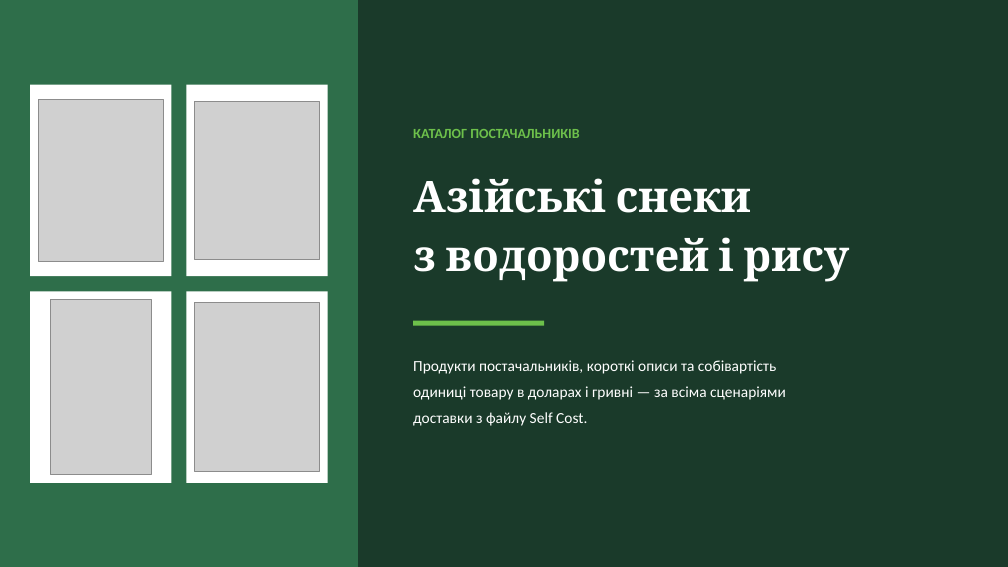
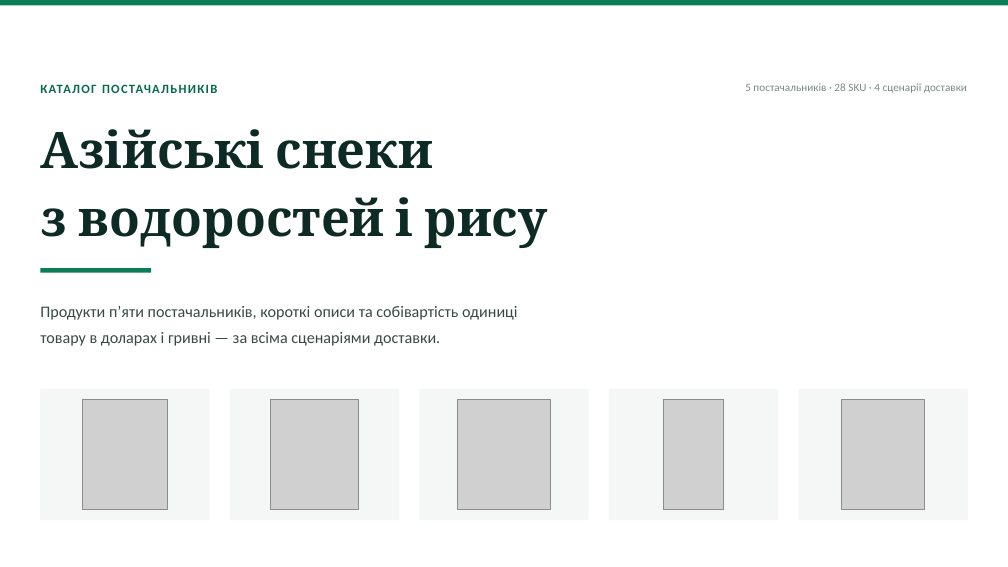
Before and after one commit to IllyaChaplygin/Chaplygin-Illya, a slide deck: slide 1 of presentation/Постачальники_снеків_собівартість.pptx. Drawn at 1008x567 pixels with LibreOffice and Linux fonts; fonts in the diff are those of the drawing; grey boxes stand for pictures. Boxes give left, top, right and bottom in pixels: in the first picture for what was removed or moved away, otherwise in the second. Text is boxed around its words. In the diff, an @@ line names an element or a change of style, - is before the commit and + after.

```diff
--- a/presentation/Постачальники_снеків_собівартість.pptx
+++ b/presentation/Постачальники_снеків_собівартість.pptx
@@ rectangle: place and size @@
-rectangle at (0,0,1008,566)
+rectangle at (0,0,1008,6)
@@ rectangle at (0,0,1008,6): fill #1A3A2A to #0B7D57 @@
@@ rectangle removed at (0,0,358,566) @@
@@ rectangle removed at (30,85,171,276) @@
@@ text "КАТАЛОГ ПОСТАЧАЛЬНИКІВ": place and size @@
-text "КАТАЛОГ ПОСТАЧАЛЬНИКІВ" at (413,129,579,138)
+text "КАТАЛОГ ПОСТАЧАЛЬНИКІВ" at (40,81,645,97)
@@ text "КАТАЛОГ ПОСТАЧАЛЬНИКІВ" at (40,81,645,97): size 10 to 9 pt, text colour #6DC04B to #076B4A, letter spacing 0 to 0.9 pt @@
@@ rectangle removed at (186,85,328,276) @@
@@ text added at (745,83,967,93), 8 pt, text #7C8B86 @@
+5 постачальників · 28 SKU · 4 сценарії доставки
@@ picture removed at (38,100,163,262) @@
@@ text "Азійські снеки": place and size @@
-text "Азійські снеки" at (413,178,849,282)
+text "Азійські снеки" at (40,129,548,248)
@@ text "Азійські снеки" at (40,129,548,248): size 31 to 36 pt, text colour #FFFFFF to #0E2A24 @@
@@ picture removed at (195,102,320,260) @@
@@ rectangle added at (40,268,151,272), fill #0B7D57 @@
@@ rectangle removed at (30,291,171,483) @@
@@ picture removed at (50,299,151,475) @@
@@ rectangle removed at (186,291,328,483) @@
@@ text at (40,306,518,346): text changed; size 11 to 11.5 pt; text colour #FFFFFF to #384A44 @@
-Продукти постачальників, короткі описи та собівартість
-одиниці товару в доларах і гривні — за всіма сценаріями
-доставки з файлу Self Cost.
+Продукти п’яти постачальників, короткі описи та собівартість одиниці
+товару в доларах і гривні — за всіма сценаріями доставки.
@@ picture removed at (195,302,320,471) @@
@@ rectangle removed at (413,321,544,326) @@
@@ rectangle added at (40,389,210,520), fill #F4F7F6 @@
@@ rectangle added at (230,389,399,520), fill #F4F7F6 @@
@@ rectangle added at (419,389,589,520), fill #F4F7F6 @@
@@ rectangle added at (609,389,778,520), fill #F4F7F6 @@
@@ rectangle added at (798,389,968,520), fill #F4F7F6 @@
@@ picture added at (83,399,168,510) @@
@@ picture added at (271,399,359,510) @@
@@ picture added at (458,399,550,510) @@
@@ picture added at (663,399,724,510) @@
@@ picture added at (842,399,924,510) @@
```
Also in this commit, not shown: 14 other slides changed, 45 other files.
